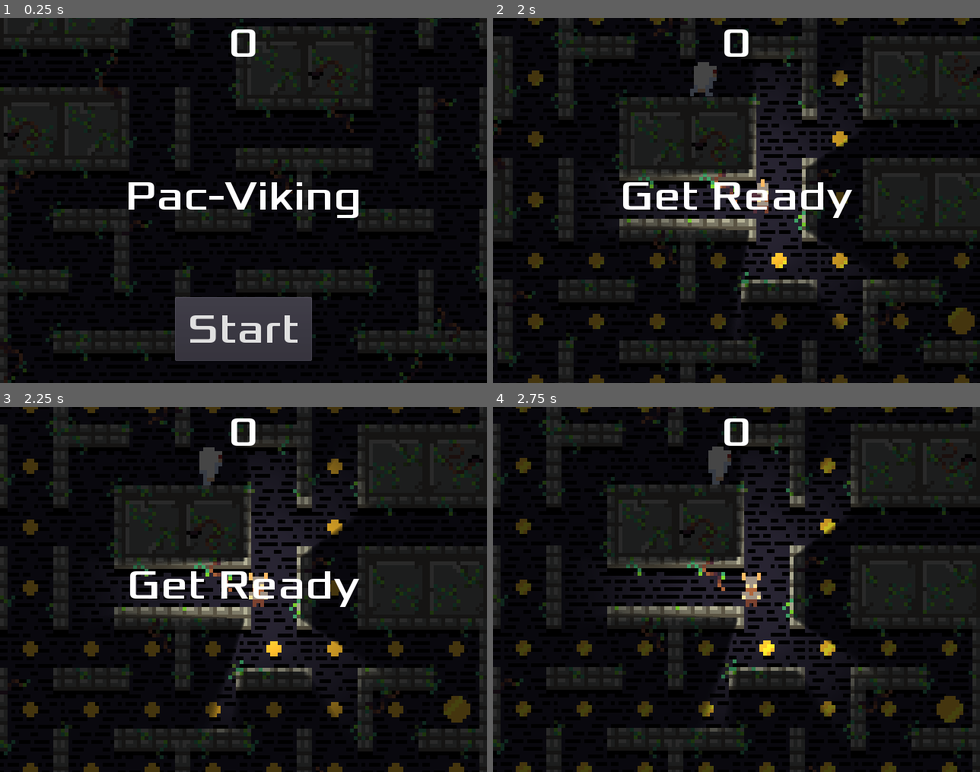
Above: before the commit, frames 1-4 (two rows, left to right).
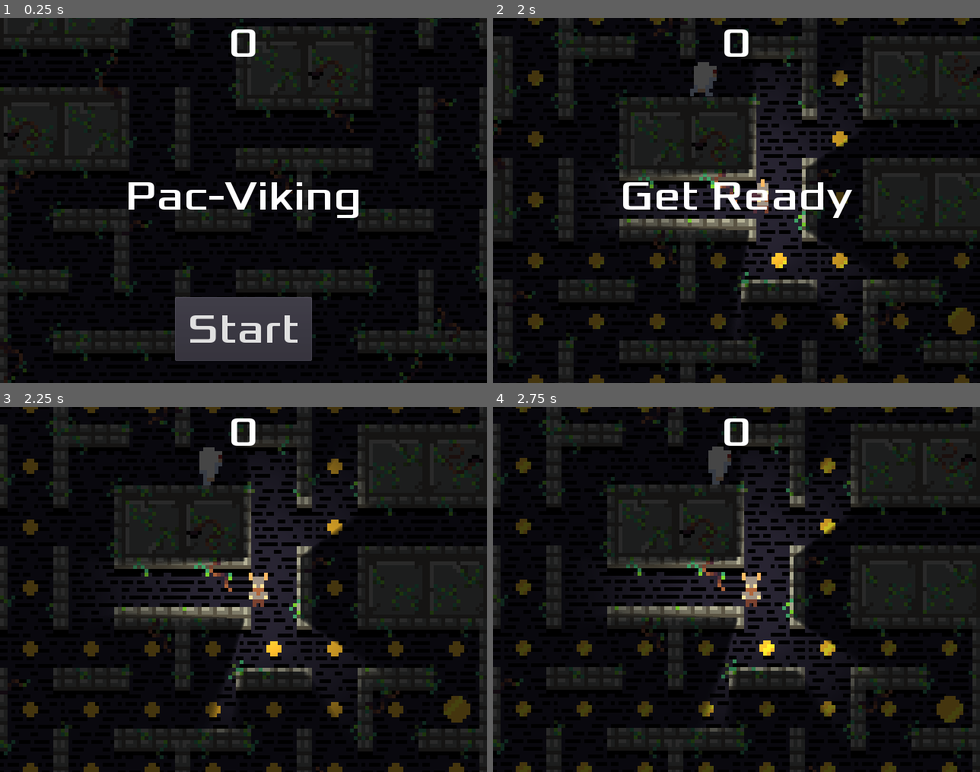
Above: after the commit, the same moments.

Repository: mattdibi/pac-viking
Game: Godot game, scene res://Main.tscn
Same seed, same stepped clock (60 frames per second), same inputs: the game is played once before the commit and once after it.
Inputs:
- Up to frame 1 (0.25 s): no input
- Up to frame 2 (2 s): click "Start" at 0.5 s; hold Right (ui_right) from 1.28 s (still down)
- Up to frame 3 (2.25 s): release Right (ui_right) at 2.03 s; hold Down (ui_down) from 2.03 s (still down)
- Up to frame 4 (2.75 s): keep holding Down (ui_down)

Frames 1-2 are identical in both runs. In frame 3, 1.4% of the frame differs, in the area x 26-74%, y 45-55%; in frame 4, nothing differs.

Commit message:
Updated HUD show message timer

Diff:
--- a/HUD.tscn
+++ b/HUD.tscn
@@ -49,7 +49,7 @@
 }
 
 [node name="MessageTimer" type="Timer" parent="."]
-wait_time = 2.0
+wait_time = 1.5
 one_shot = true
 
 [connection signal="pressed" from="StartButton" to="." method="_on_StartButton_pressed"]
